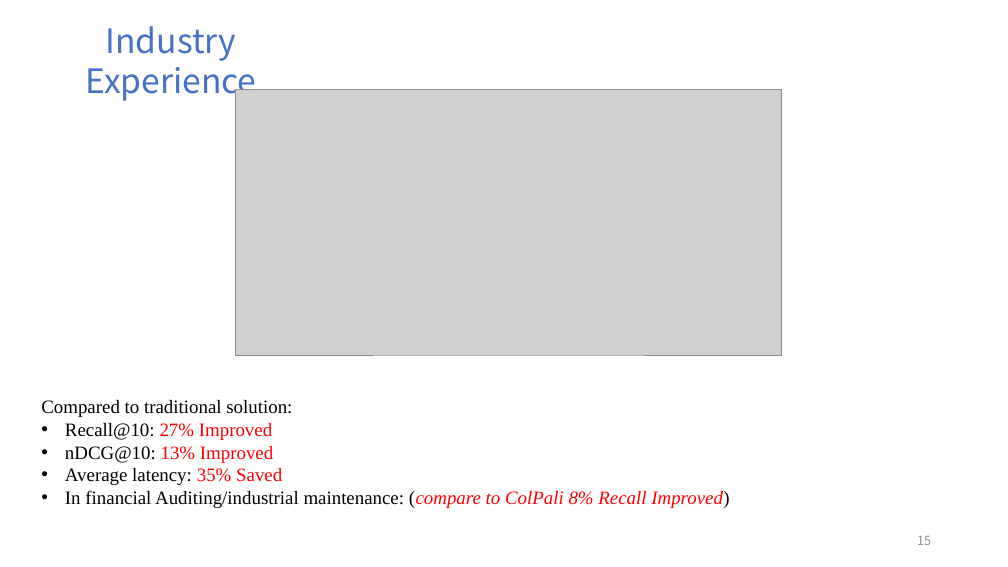
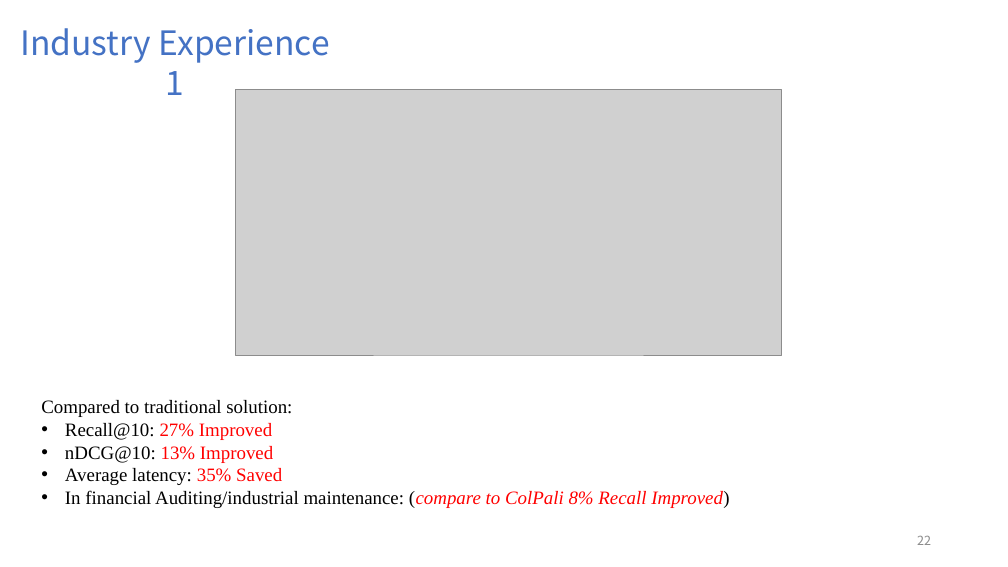
Before and after one commit to FriderickYu/Z3_Ex, a slide deck: slide 22 of Presentation.pptx (slide 15 before the commit). Drawn at 1008x567 pixels with LibreOffice and Linux fonts; fonts in the diff are those of the drawing; grey boxes stand for pictures. Boxes give left, top, right and bottom in pixels: in the first picture for what was removed or moved away, otherwise in the second. Text is boxed around its words. In the diff, an @@ line names an element or a change of style, - is before the commit and + after.

```diff
--- a/Presentation.pptx
+++ b/Presentation.pptx
@@ text at (20, 28, 330, 95): text changed @@
-Industry Experience
+Industry Experience 1
@@ page number at (917, 536, 931, 545): text changed @@
-15
+22
```
Also in this commit, not shown: 7 other slides changed, 8 slides added, 4 slides removed, 1 other file.
